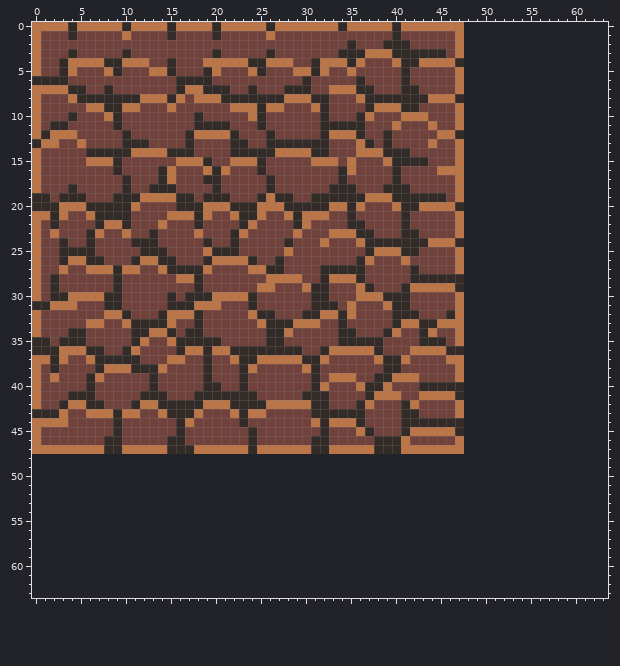
File history of a pixel-art file, Assets/Textures/GroundTiles.aseprite. The picture above is the old version.
48x48 pixels, 1 frame. The old version is drawn lined up with the new one, on the new canvas.
And afterwards:
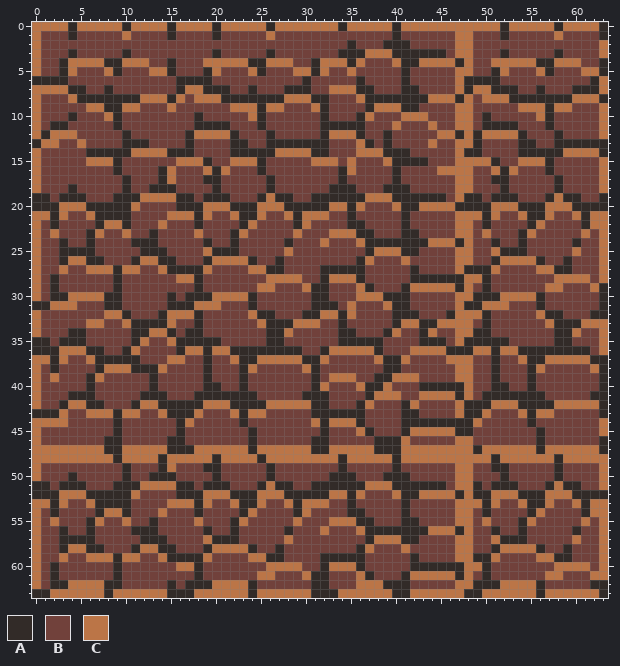
Palette (. is transparent): A #322b28  B #71413b  C #bb7547
Diff:
canvas 48x48 -> 64x64
Changed rows in their new state; - is an unchanged pixel.
first column x 0:
 0 ------------------------------------------------CCCCACCCCCACCCCA
 1 ------------------------------------------------CBBBABBBBBCBBBBA
 2 ------------------------------------------------CBBBBBBBBBBBBBBC
 3 ------------------------------------------------CBBBABBBBBABBBBC
 4 ------------------------------------------------CBBCCCCCAACCCBBA
 5 ------------------------------------------------CBBACBBBCABBBCCA
 6 ------------------------------------------------AAAABBBBBBBBBBAC
 7 ------------------------------------------------ACCAAABBABBBAAAC
 8 ------------------------------------------------CBCCCAAAAAAACCCA
 9 ------------------------------------------------CBBBBBCCCACCBBBC
10 ------------------------------------------------CBABBBBBCABBBBBC
11 ------------------------------------------------CBAAAABBBABBBBBC
12 ------------------------------------------------CACCCCABBBABBBBC
13 ------------------------------------------------CABBBBAABBAAAAAA
14 ------------------------------------------------AABBBBAAAAACCCCA
15 ------------------------------------------------CCCABBCCCABBBBBC
16 ------------------------------------------------CBBCACBBBABBBBBC
17 ------------------------------------------------CBBAABBBBBABBBBC
18 ------------------------------------------------CBBBABBBBBABBBBC
19 ------------------------------------------------AABAAABBBACAABBA
20 ------------------------------------------------AAACCCAAACCCAAAA
21 ------------------------------------------------CCACBBCAACBBCACC
22 ------------------------------------------------CBABBBBACBBBBACC
23 ------------------------------------------------CBCBBBACBBBBBCBC
24 ------------------------------------------------CBBABBABBBBBABBC
25 ------------------------------------------------CBBCAAABBBBBCBBC
26 ------------------------------------------------CBBACCCCABBABBBC
27 ------------------------------------------------AAACBBBBCCAABBBC
28 ------------------------------------------------CCABBBBBBBCCCCBC
29 ------------------------------------------------CBABBBBBBCCBBBCA
30 ------------------------------------------------CAAACCCCABBBBBBA
31 ------------------------------------------------AACCCBBBABBBBBBA
32 ------------------------------------------------CCABBBBBCAABBBAA
33 ------------------------------------------------CBABBBBBBCAAACCC
34 ------------------------------------------------CAABBBBBBBAACBBC
35 ------------------------------------------------AAAAABBBBBAABBBC
36 ------------------------------------------------ACCACCAAAAAAAABC
37 ------------------------------------------------CBBABBCAACCCCCAA
38 ------------------------------------------------CBBABBBACBBBBBCA
39 ------------------------------------------------CBBABBBABBBBBBBA
40 ------------------------------------------------CBBAABBABBBBBBBA
41 ------------------------------------------------CBAAAAAAABBBBBAA
42 ------------------------------------------------AAACCCAAAACCCCCA
43 ------------------------------------------------AACBBBCACCBBBBBA
44 ------------------------------------------------ACBBBBBABBBBBBBC
45 ------------------------------------------------ABBBBBBBABBBBBBC
46 ------------------------------------------------CBBBBBBBABBBBBBA
47 ------------------------------------------------CACCCCCCACCCCCCA
48 CCCCCCCCCACCCCACCCCCACCCCACCCCCCCCACCCCCACCCCCCCCCCACCCCCCACCCCC
49 CBBBBBBBBBABBBACBBBAABBBBBABBBBBBBABBBBBABBBBBBCCBBAABBBBBABBBBC
50 CBBBABBBBBABBAAABBBBABBBBBABBBBBBAAABBBAAABBBBBCCBBBABBBBBABBBBC
51 AABAAABBBAAACCCCAABAAABBBACAABBAAAAAACCCAAAAAABCCABAAABBBACAABBC
52 AAACCCAAAAACBBBBAAACCCAAACCCAAAAACCACBBBCAACCCCACAACCCAAACCCAAAA
53 CCACBBCAAAABBBBCCCACBBCAACBBCACCCBBABBBBBABBBBBCCCACBBCAACBBCACC
54 CBABBBBACCABBBCBBBABBBBACBBBBACBBBBAABBBBABBBBBCCBABBBBACBBBBACC
55 CBCBBBACBBCBBABBBBCBBBACBBBBBCBBBCCCAABBBAABBBBCCBCBBBACBBBBBCBC
56 CBBABBABBBBAAABBBBBABBABBBBBABBBCBBBCAAAAAAACCCACBBABBABBBBBABBC
57 CBBAAAABBBBBAAABBBBCAAABBBBBCBBBBBBBBACCCAABBBBCCBBCAAABBBBBCBBC
58 CBBACCAABBBACCAABBBACCCCABBABBBBBBBBACBBBCBBBBBCCBBACCCCABBABBBC
59 CBBCBBCCCACCBBCAAAACBBBBCCAABBBBAAAAABBBBBABBBBCCAACBBBBCCAABBBC
60 CBABBBBBBABBBBBBCCABBBBBBBCCCCBBACCCABBBBBAAAAAACCABBBBBBBCCCCBC
61 CBABBBBBBABBBBBBBBABBBBBBCCBBBCAABBBCABBBACCCCCACBABBBBBBCCBBBCC
62 CBAACCCCAABBBBBABAAACCCCABBBBBBAABBBCCCAAABBBBBCCAAACCCCABBBBBAA
63 AACCCCCCACCCCCCAAACCCCCCACCCCCCAAACCCCCCAACCCCCCAACCCCCCACCCCCCA
Where, in picture pixels (left, top, right, bottom), the same in both pictures:
added: (32, 22, 608, 598)
